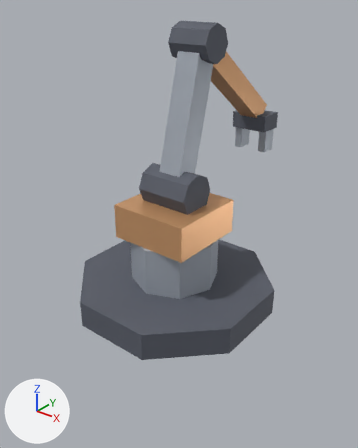
One commit to the glTF model arte/modelos/logistica/bracos/braco_longo/braco_longo_sem_textura.glb: the scene before it, then after it.
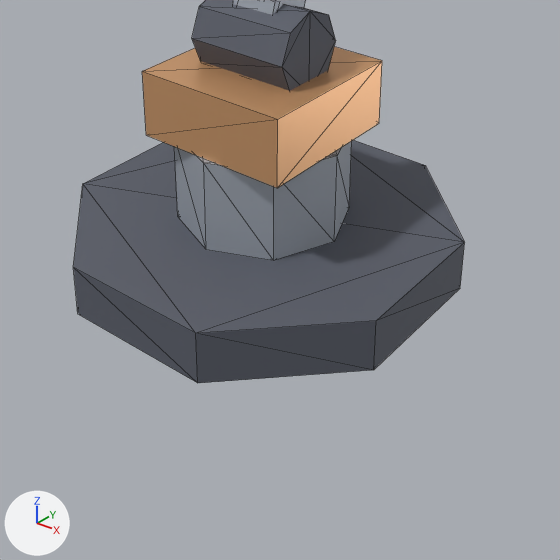
Old and new are each drawn whole from a 50 mm camera at (0.818, -1.003, 0.878) aimed at (0.052, -0.046, 0.285) and again close up on the part from 12% to 90% of the width and 38% to 100% of the height. Every picture has the same lights, and +X, +Y and +Z are marked at lower left. The first two pictures are the older version. The close-ups show mesh edges as thin lines. Where no turn or scale is listed for an object, it has been applied to the vertices. Vertices at exactly the same position are counted once.

Script lines for the objects in view, before the commit:
```python
me_braco_longo_base = bpy.data.meshes.new('braco_longo_base')
me_braco_longo_base.from_pydata(...)  # an 8-sided cylinder along z spanning x -0.277..0.277, y -0.277..0.277, z 0.0..0.08, material slot 0; an 8-sided cylinder along z spanning x -0.13..0.13, y -0.13..0.13, z 0.08..0.22, material slot 1
me_braco_longo_base.materials.append(mat_p_escuro)  # dark grey #595d69
me_braco_longo_base.materials.append(mat_p_metal)  # light grey #adb5bf
me_braco_longo_giro = bpy.data.meshes.new('braco_longo_giro')
me_braco_longo_giro.from_pydata(...)  # an 8-sided cylinder along x spanning x -0.08..0.08, y -0.06..0.06, z 0.08..0.2, material slot 0; a box spanning x -0.12..0.12, y -0.12..0.12, z 0.0..0.1, material slot 1
me_braco_longo_giro.materials.append(mat_p_escuro)  # dark grey #595d69
me_braco_longo_giro.materials.append(mat_p_cobre)  # beige #e5ad7c
ob_braco_longo_base = bpy.data.objects.new('braco_longo_base', me_braco_longo_base)
ob_braco_longo_base.location = (0.0, 0.0, 0.0)
ob_braco_longo_giro = bpy.data.objects.new('braco_longo_giro', me_braco_longo_giro)
ob_braco_longo_giro.location = (0.0, 0.0, 0.22)
```
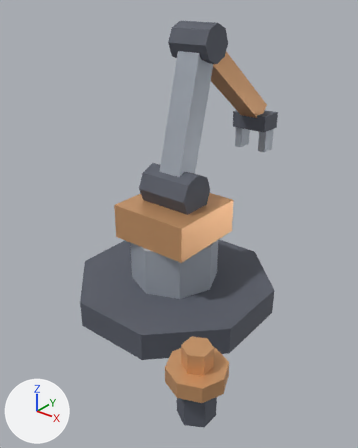
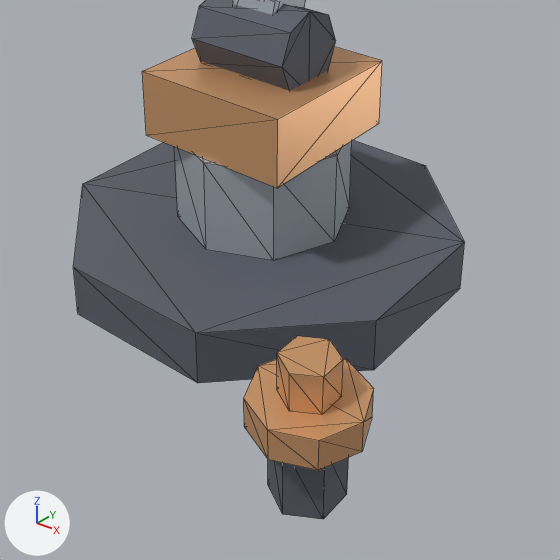
Boxes [x1, y1, x2, y2] around the edits, measured in the close-ups (560 x 560 px):
'braco_longo_base', reshaped (56% taller)
    before: [73, 140, 465, 383]
    after: [73, 140, 465, 519]
part 1 of me_braco_longo_base, added
    after: [268, 458, 349, 519]
part 2 of me_braco_longo_base, added
    after: [244, 359, 374, 470]
part 3 of me_braco_longo_base, added
    after: [277, 336, 343, 415]

The edits, one by one:
me_braco_longo_base is used by ob_braco_longo_base; location (0.0, 0.0, 0.0).
me_braco_longo_base had 32 vertices, 56 faces and spanned x -0.277..0.277, y -0.277..0.277, z 0.0..0.22.
me_braco_longo_base now has 72 vertices, 124 faces and spans x -0.277..0.4, y -0.4..0.277, z 0.0..0.22.
me_braco_longo_base part 1: a new loose piece, a 6-sided cylinder along z spanning x 0.291..0.369, y -0.375..-0.285, z 0.0..0.1, in mat_p_escuro (dark grey #595d69).
me_braco_longo_base part 2: a new loose piece, an 8-sided cylinder along z spanning x 0.26..0.4, y -0.4..-0.26, z 0.1..0.14, in mat_p_cobre (beige #e5ad7c).
me_braco_longo_base part 3: a new loose piece, a 6-sided cylinder along z spanning x 0.3..0.36, y -0.365..-0.295, z 0.14..0.19, in mat_p_cobre (beige #e5ad7c).
me_braco_longo_base gains material mat_p_cobre (beige #e5ad7c).
